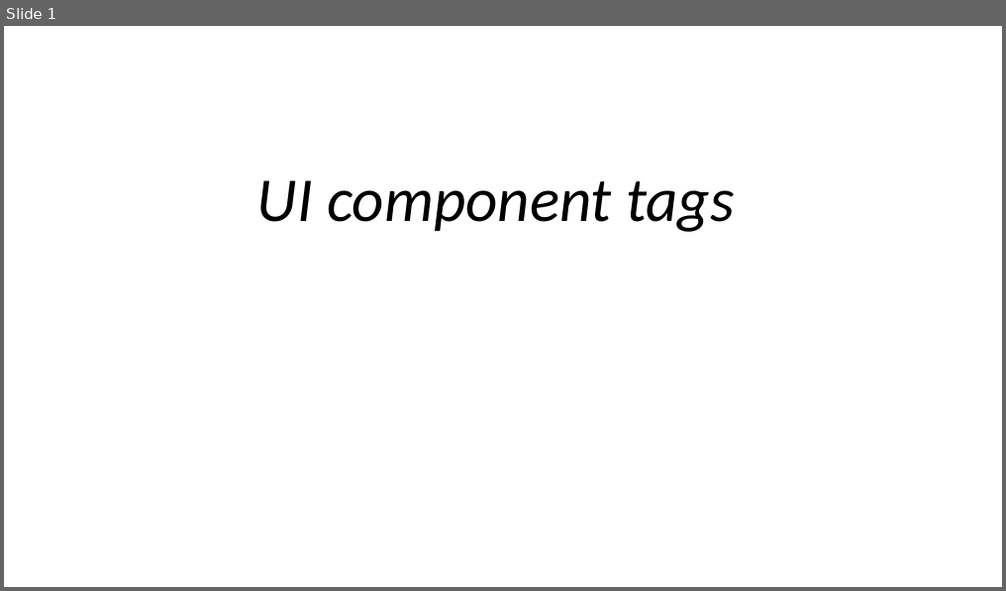
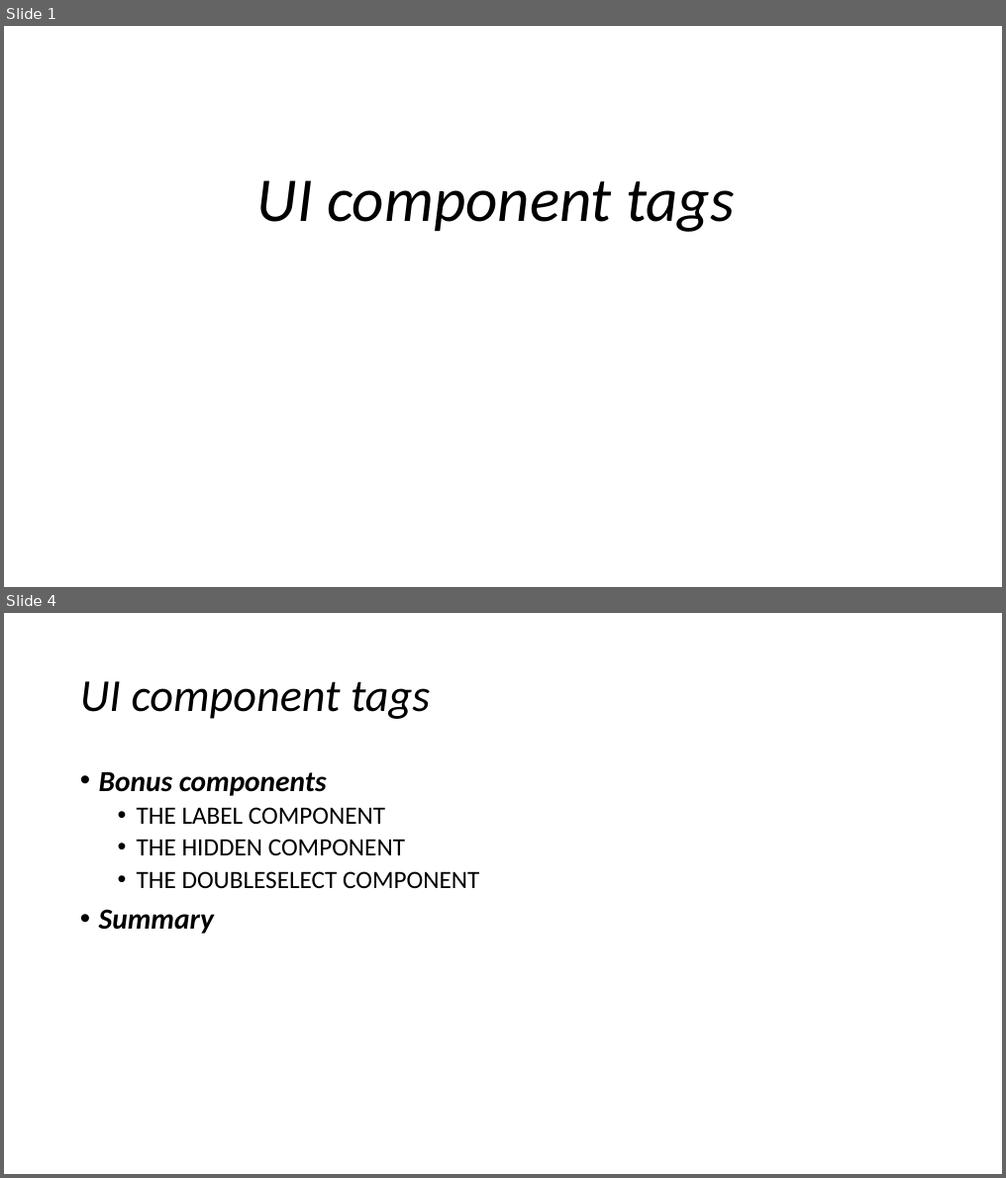
Before and after one commit to KernelDang/JEE, a slide deck: Seminar/UI component tags.pptx. Shown one above the other, each under a label of ours: slide 1 before the commit, slides 1 and 4 after it; the slides between them are not shown. The pictures are 1006x591 and 1006x1178 pixels, drawn with LibreOffice and Linux fonts; fonts in the diff are those of the drawing; background and template pictures are left out. Boxes give left, top, right and bottom in pixels: in the first picture for what was removed or moved away, otherwise in the second. Text is boxed around its words. In the diff, an @@ line names an element or a change of style, - is before the commit and + after.

```diff
--- a/Seminar/UI component tags.pptx
+++ b/Seminar/UI component tags.pptx
@@ slide 4 added at (4, 613, 1002, 1174), background #FFFFFF @@
@@ title added at (80, 681, 430, 719), 44 pt, text #000000, italic @@
+UI component tags
@@ text added at (99, 772, 479, 934), 24 pt, text #000000 @@
+• Bonus components
+  • THE LABEL COMPONENT
+  • THE HIDDEN COMPONENT
+  • THE DOUBLESELECT COMPONENT
+• Summary
```
Also in this commit, not shown: 1 slide changed, 9 other slides added.
